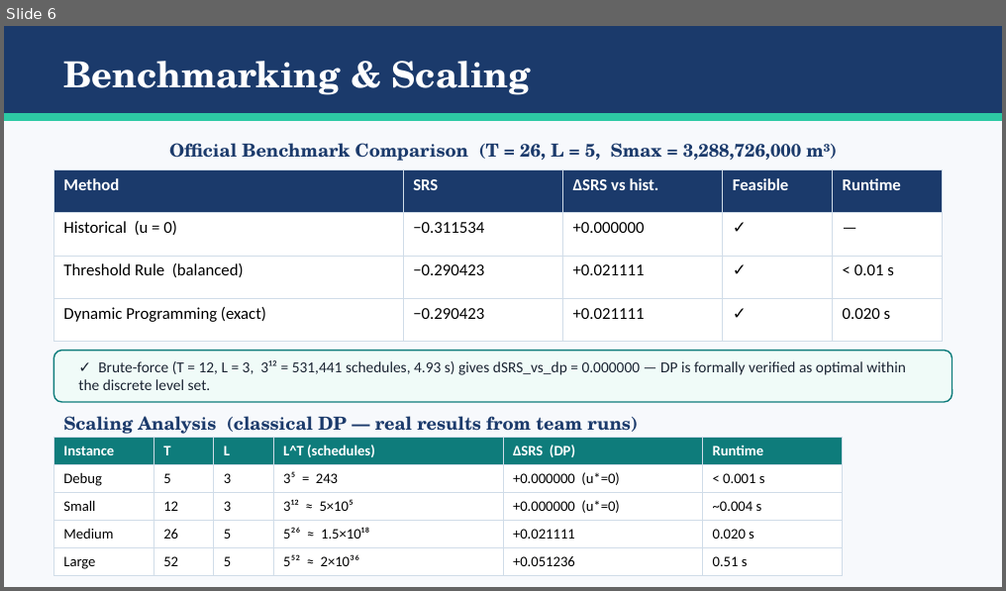
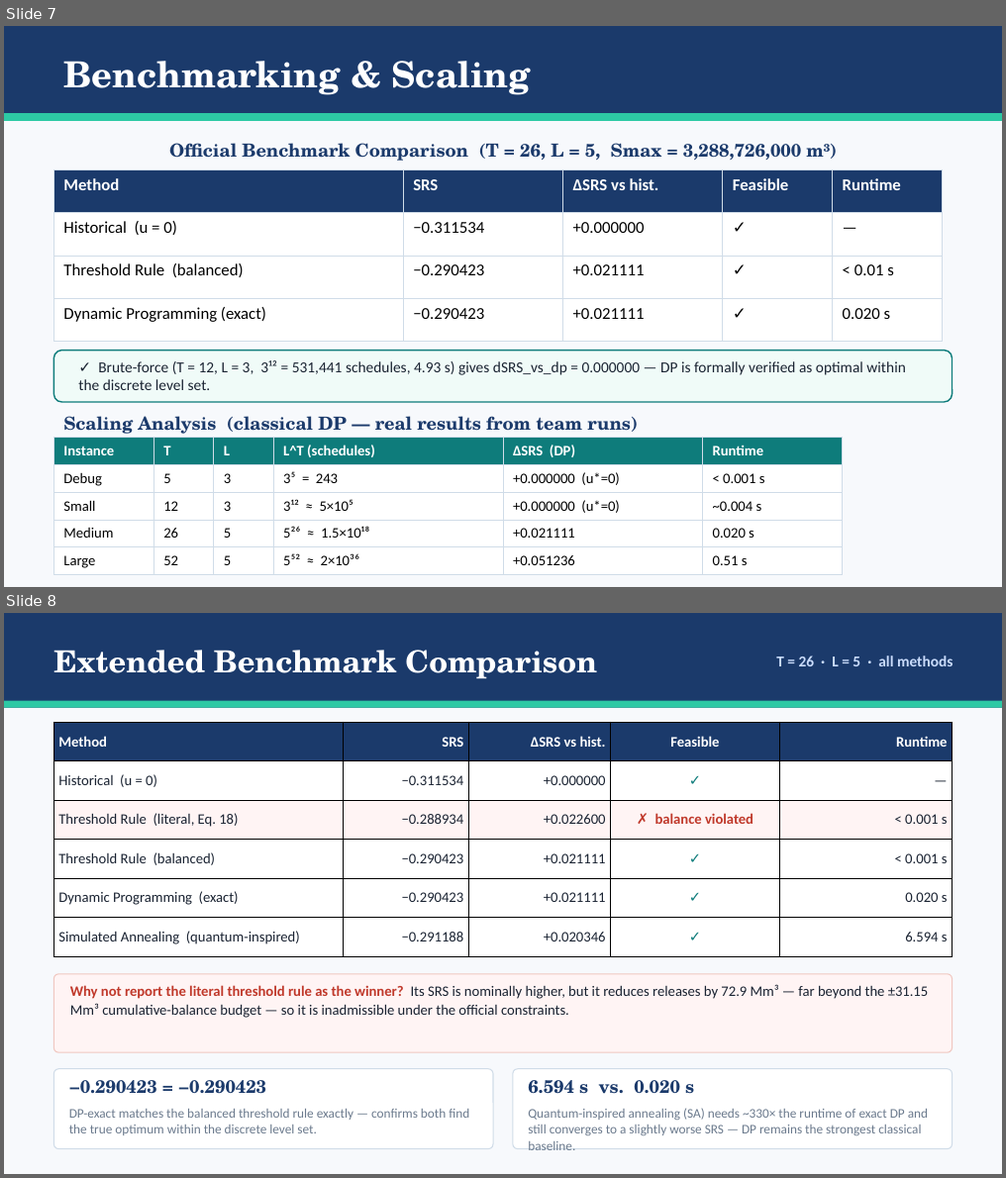
Before and after one commit to Hackathon-Puebla-2026/Equipo_04, a slide deck: Equipo04_FalconChallenge.pptx. Shown one above the other, each under a label of ours: slide 6 before the commit, slides 7 and 8 after it. The pictures are 1006x591 and 1006x1178 pixels, drawn with LibreOffice and Linux fonts; fonts in the diff are those of the drawing. Boxes give left, top, right and bottom in pixels: in the first picture for what was removed or moved away, otherwise in the second. Text is boxed around its words. In the diff, an @@ line names an element or a change of style, - is before the commit and + after.

```diff
--- a/Equipo04_FalconChallenge.pptx
+++ b/Equipo04_FalconChallenge.pptx
@@ slide 8 added at box(4, 613, 1002, 1174), background #F7F9FC @@
@@ rectangle added at box(4, 613, 1002, 708), fill #1B3A6B @@
@@ text added at box(54, 650, 597, 679), 22 pt, text #FFFFFF, bold @@
+Extended Benchmark Comparison
@@ text added at box(776, 656, 953, 666), 11 pt, text #CADCFC, bold @@
+T = 26 · L = 5 · all methods
@@ rectangle added at box(4, 701, 1002, 708), fill #2DC9A4 @@
@@ table added at box(54, 722, 953, 957), 6 rows, 5 columns @@
+Method | SRS | ΔSRS vs hist. | Feasible | Runtime
+Historical (u = 0) | −0.311534 | +0.000000 | ✓ | —
+Threshold Rule (literal, Eq. 18) | −0.288934 | +0.022600 | ✗ balance violated | < 0.001 s
+Threshold Rule (balanced) | −0.290423 | +0.021111 | ✓ | < 0.001 s
+Dynamic Programming (exact) | −0.290423 | +0.021111 | ✓ | 0.020 s
+Simulated Annealing (quantum-inspired) | −0.291188 | +0.020346 | ✓ | 6.594 s
@@ rounded rectangle added at box(54, 974, 952, 1054), fill #FFF4F4, outline #F0C7C0 0.75 pt @@
@@ text added at box(70, 984, 929, 1018), 10.5 pt, text #1A2332 @@
+Why not report the literal threshold rule as the winner? Its SRS is nominally higher, but it reduces releases by 72.9 Mm³ — far beyond the ±31.15 Mm³ cumulative-balance budget — so it is inadmissible under the official constraints.
@@ rounded rectangle added at box(54, 1069, 493, 1149), fill #FFFFFF, outline #D0DCE8 0.75 pt @@
@@ text added at box(69, 1080, 266, 1094), 13 pt, text #1B3A6B, bold @@
+−0.290423 = −0.290423
@@ rounded rectangle added at box(513, 1069, 952, 1149), fill #FFFFFF, outline #D0DCE8 0.75 pt @@
@@ text added at box(528, 1080, 694, 1094), 13 pt, text #1B3A6B, bold @@
+6.594 s vs. 0.020 s
@@ text added at box(69, 1109, 469, 1136), 9.5 pt, text #6B7A8D @@
+DP-exact matches the balanced threshold rule exactly — confirms both find the true optimum within the discrete level set.
@@ text added at box(528, 1108, 928, 1151), 9.5 pt, text #6B7A8D @@
+Quantum-inspired annealing (SA) needs ~330× the runtime of exact DP and still converges to a slightly worse SRS — DP remains the strongest classical baseline.
@@ what was slide 6 is now slide 7 @@
```
Also in this commit, not shown: 4 slides changed, 4 other slides added, 1 slide removed.
